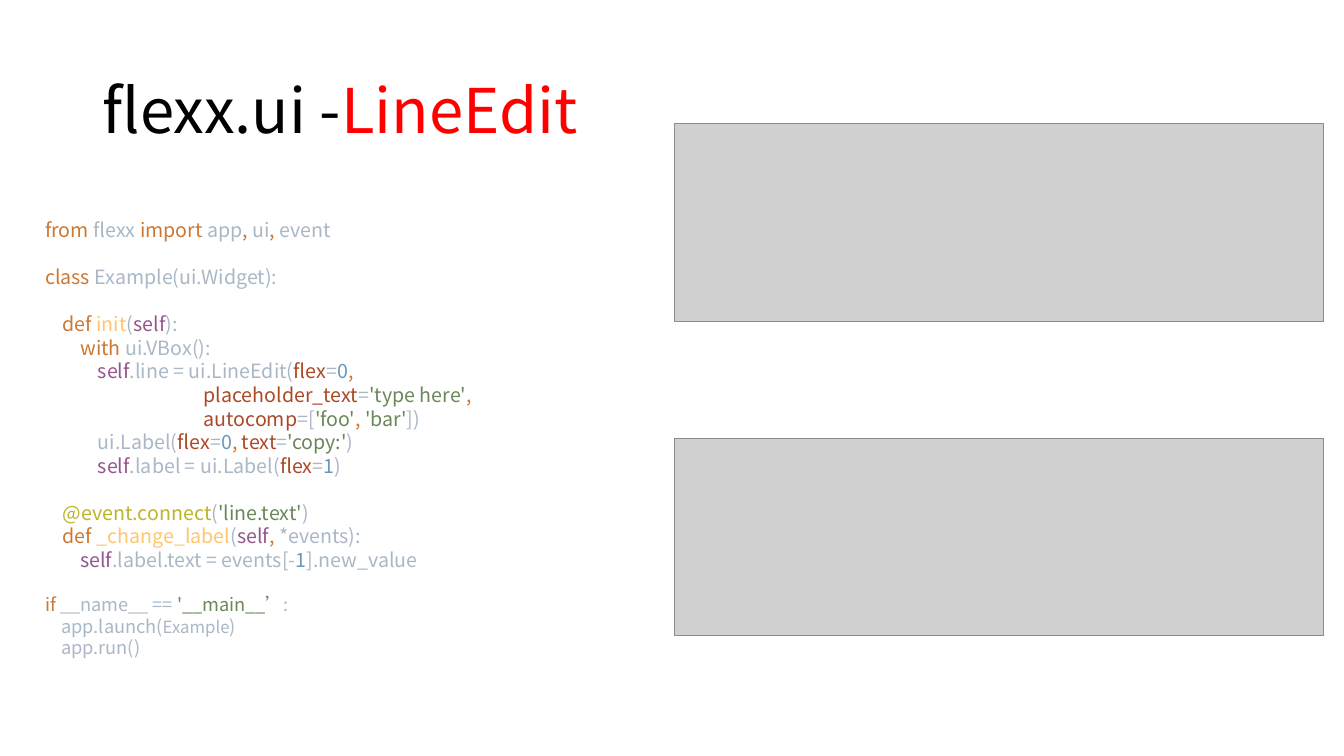
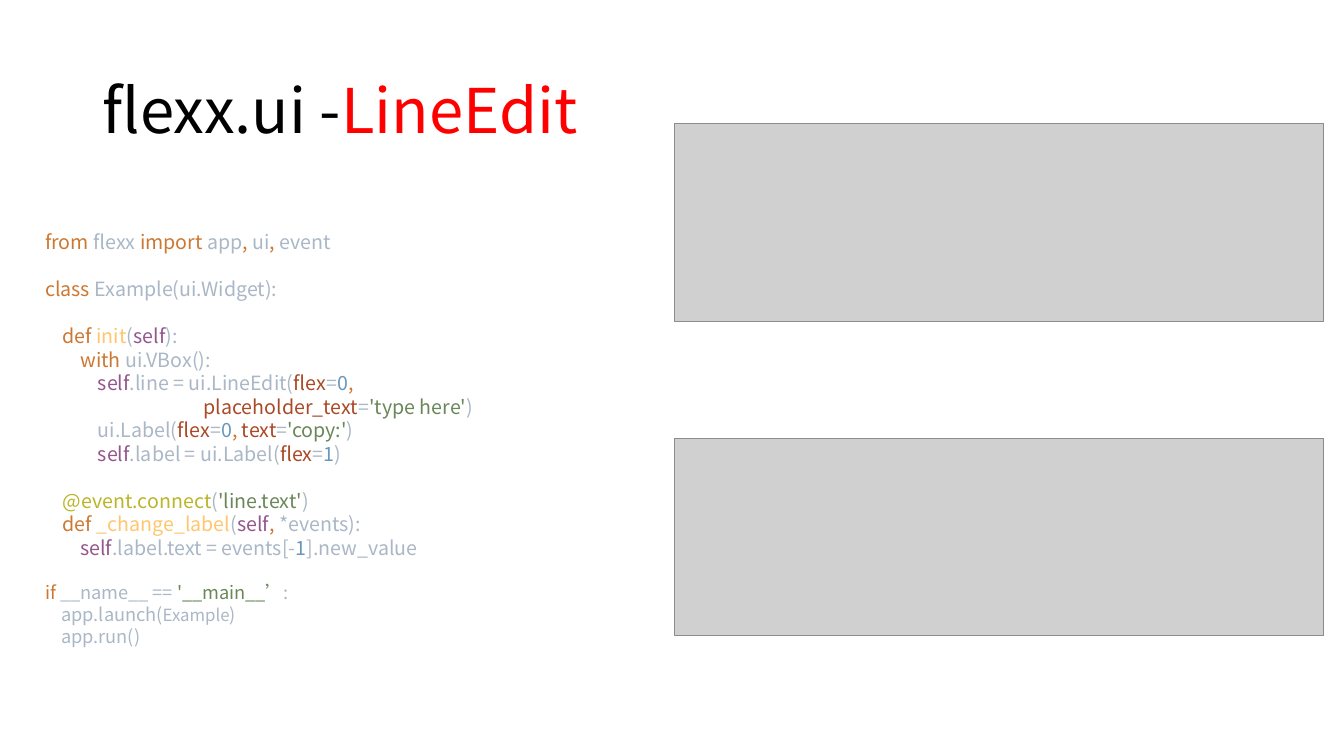
Before and after one commit to 260936767/UpdateServer, a slide deck: slide 16 of flexx_study/report for python&flexx.pptx (slide 14 before the commit). Drawn at 1344x756 pixels with LibreOffice and Linux fonts; fonts in the diff are those of the drawing; grey boxes stand for pictures. Boxes give left, top, right and bottom in pixels: in the first picture for what was removed or moved away, otherwise in the second. Text is boxed around its words. In the diff, an @@ line names an element or a change of style, - is before the commit and + after.

```diff
--- a/flexx_study/report for python&flexx.pptx
+++ b/flexx_study/report for python&flexx.pptx
@@ text at [45,233,473,558]: text changed @@
-from flexx import app, ui, event
-class Example(ui.Widget):
-def init(self):
-with ui.VBox():
-self.line = ui.LineEdit(flex=0,
-placeholder_text='type here',
-autocomp=['foo', 'bar'])
-ui.Label(flex=0, text='copy:')
-self.label = ui.Label(flex=1)
-@event.connect('line.text')
-def _change_label(self, *events):
-self.label.text = events[-1].new_value
+from flexx import app, ui, event
+class Example(ui.Widget):
+def init(self):
+with ui.VBox():
+self.line = ui.LineEdit(flex=0,
+placeholder_text='type here')
+ui.Label(flex=0, text='copy:')
+self.label = ui.Label(flex=1)
+@event.connect('line.text')
+def _change_label(self, *events):
+self.label.text = events[-1].new_value
```
Also in this commit, not shown: 13 other slides changed, 7 slides added, 1 slide removed, 1 other file.
